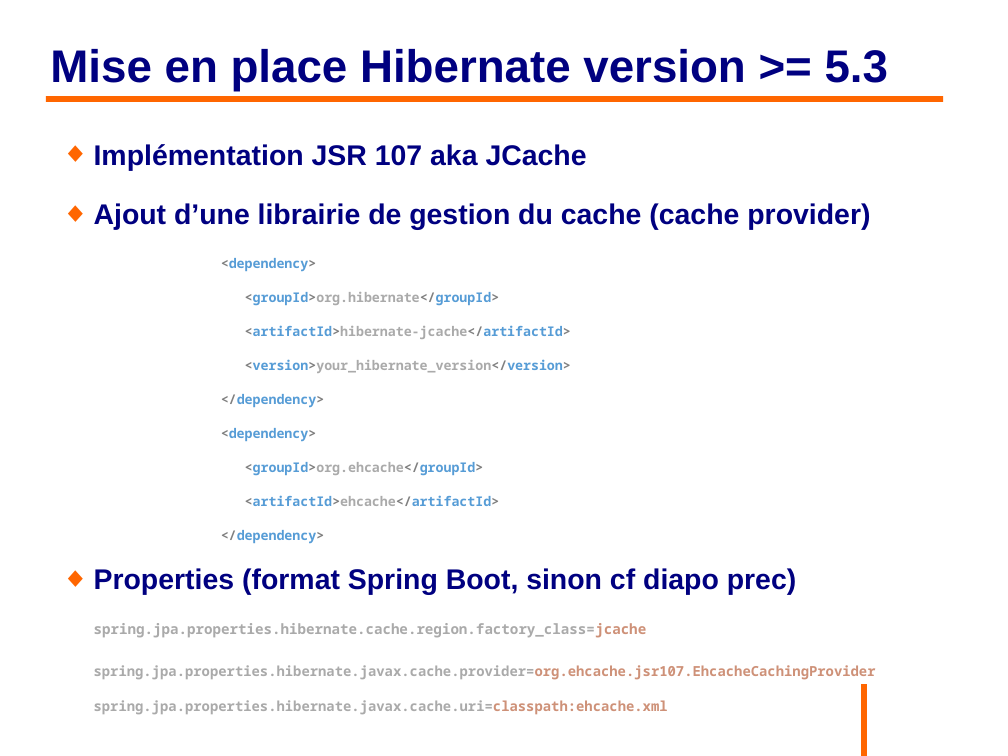
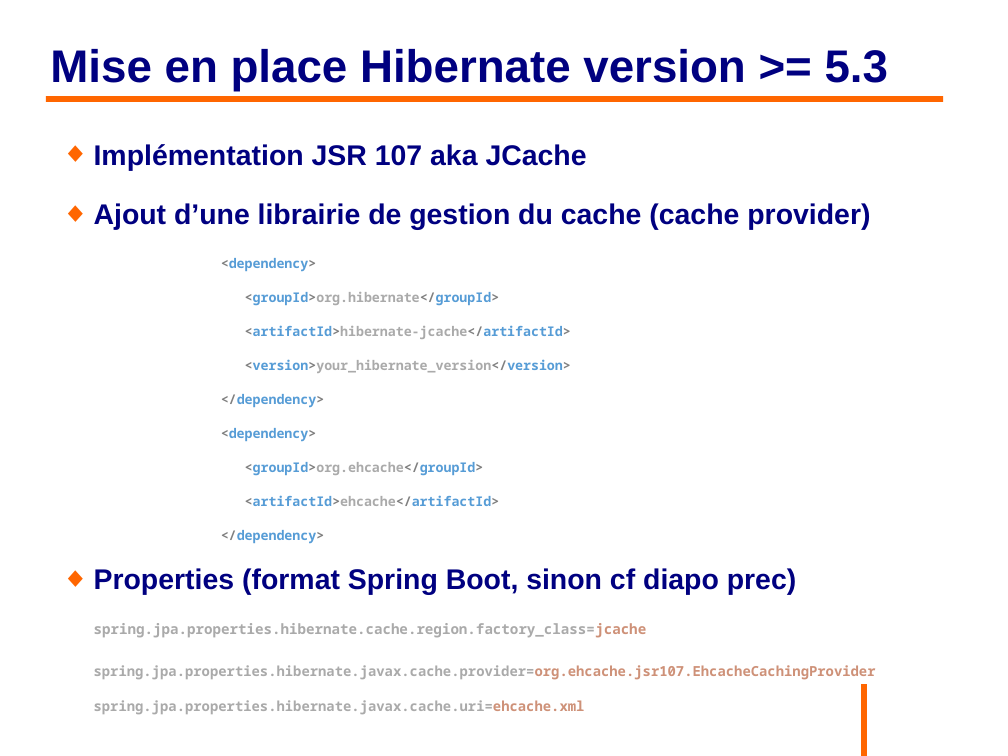
Before and after one commit to philphils/formation-hibernate-avancee, a slide deck: slide 50 of Documentation/diapo_formation_hibernate_avancee.odp. Drawn at 1008x756 pixels with LibreOffice and Linux fonts; fonts in the diff are those of the drawing; background and template pictures are left out. Boxes give left, top, right and bottom in pixels: in the first picture for what was removed or moved away, otherwise in the second. Text is boxed around its words. In the diff, an @@ line names an element or a change of style, - is before the commit and + after.

```diff
--- a/Documentation/diapo_formation_hibernate_avancee.odp
+++ b/Documentation/diapo_formation_hibernate_avancee.odp
@@ text at (x1=94, y1=700, x2=585, y2=714): text changed @@
-spring.jpa.properties.hibernate.javax.cache.uri=classpath:ehcache.xml
+spring.jpa.properties.hibernate.javax.cache.uri=ehcache.xml
```
Also in this commit, not shown: 3 other slides changed, 7 slides added.
